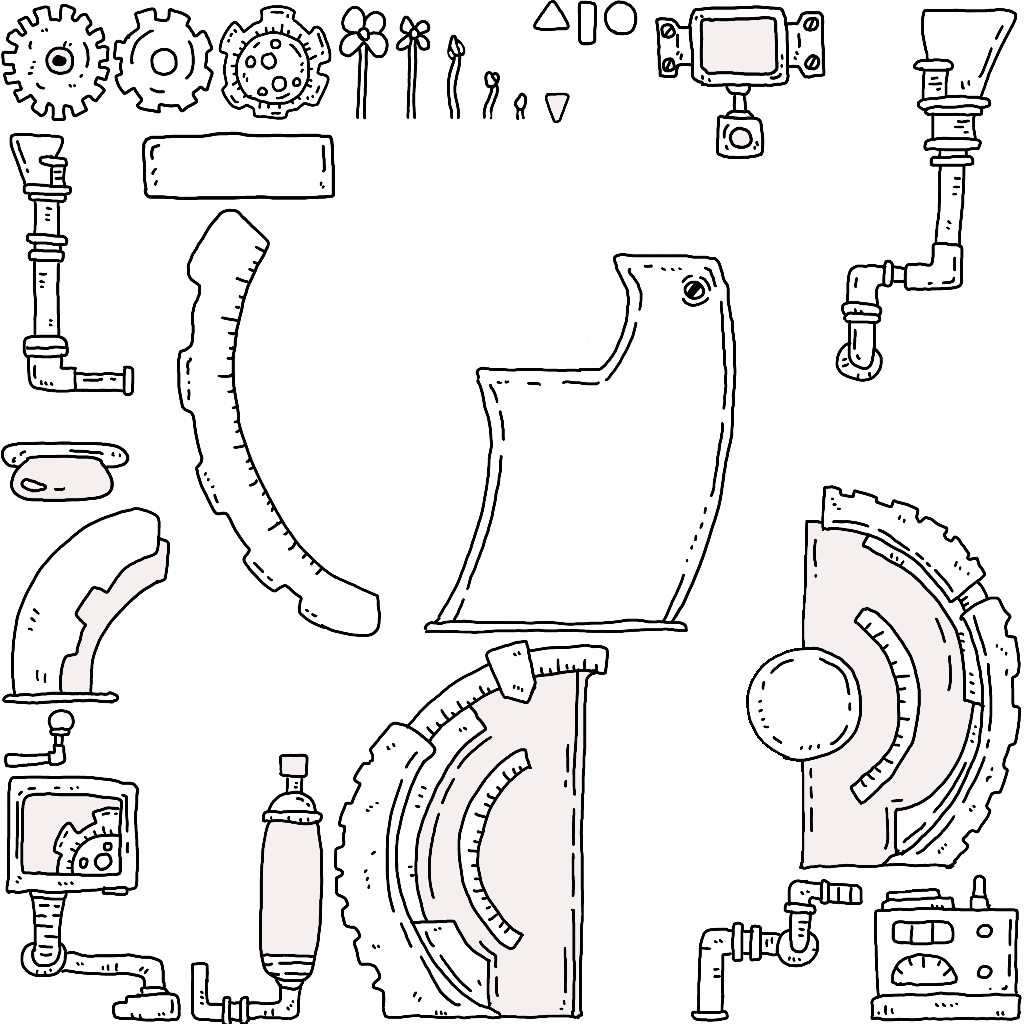
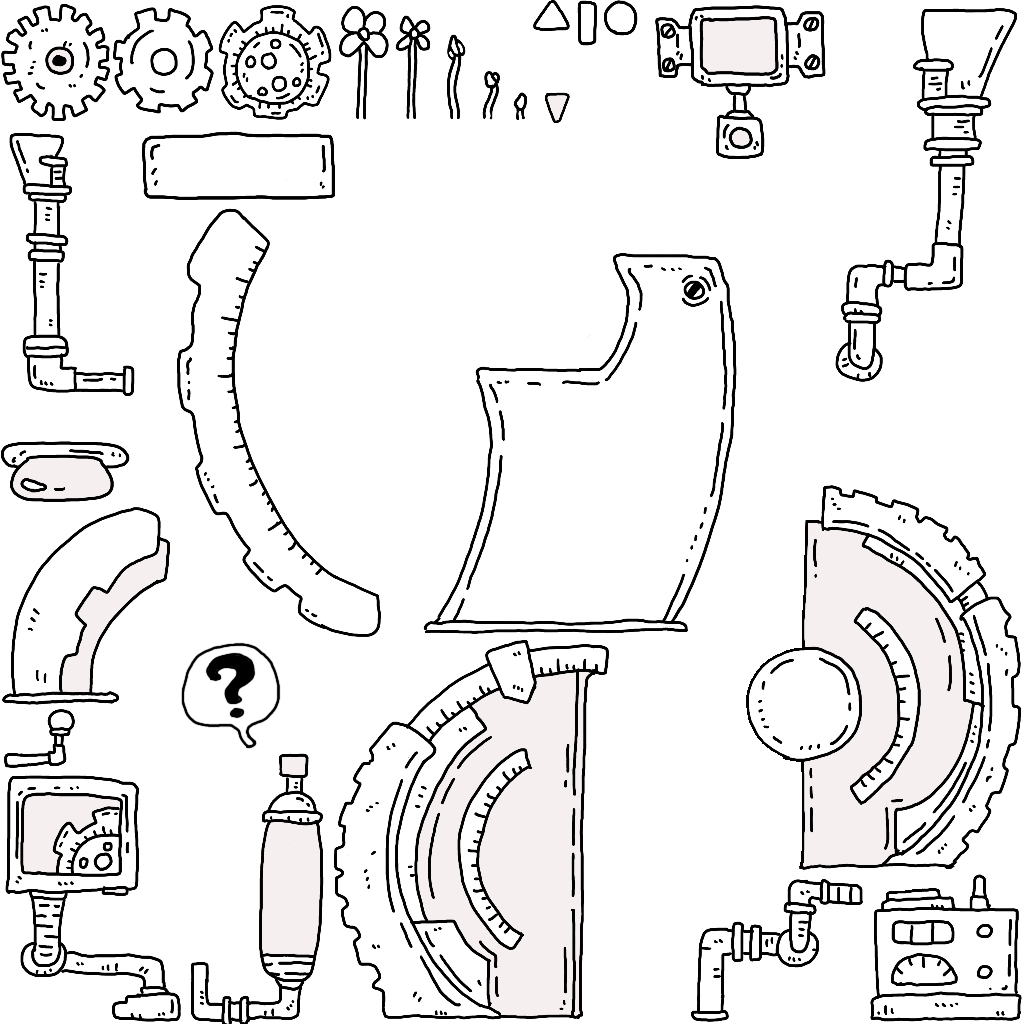
Revision of a layered 1024px x 1024px image; what changed, layer by layer:
added layer "レイヤー 83" above "地下室" over [181, 642, 281, 749]
